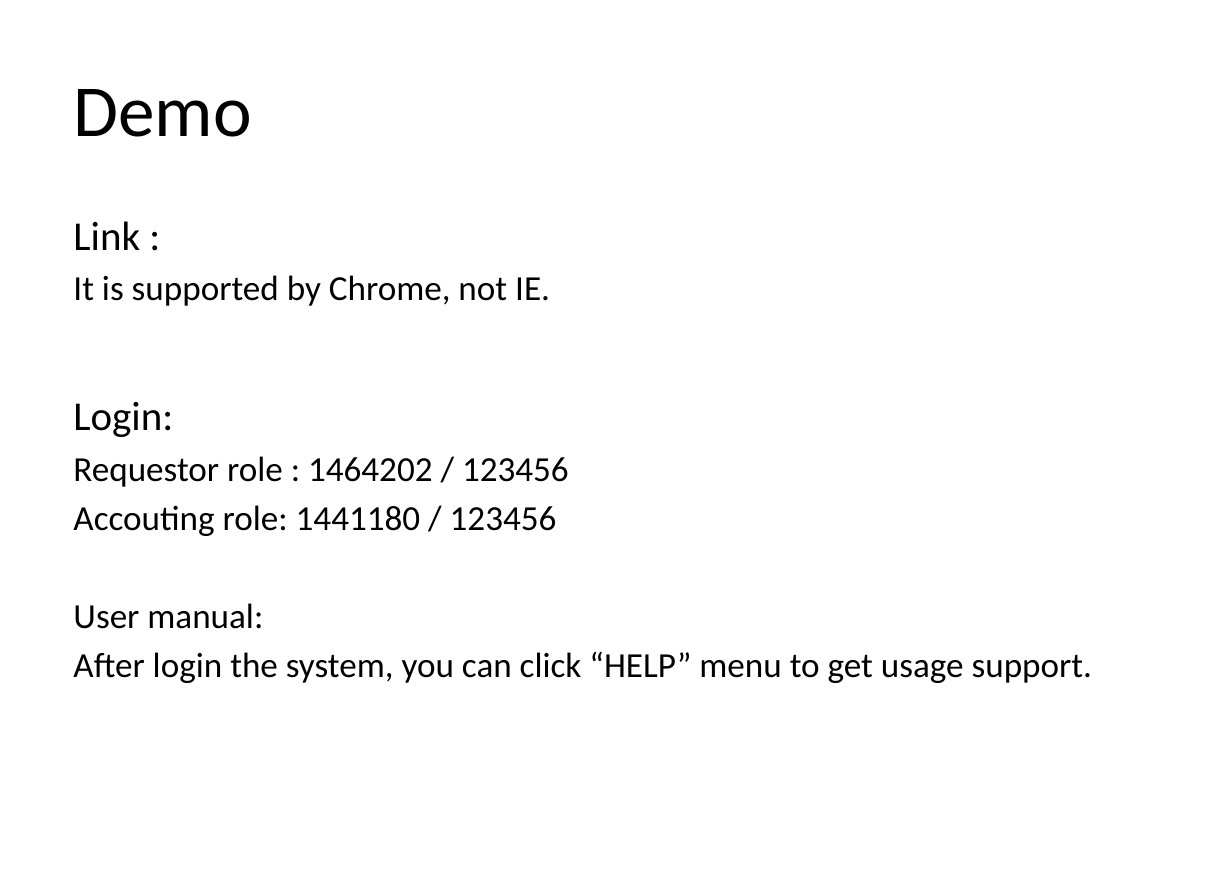
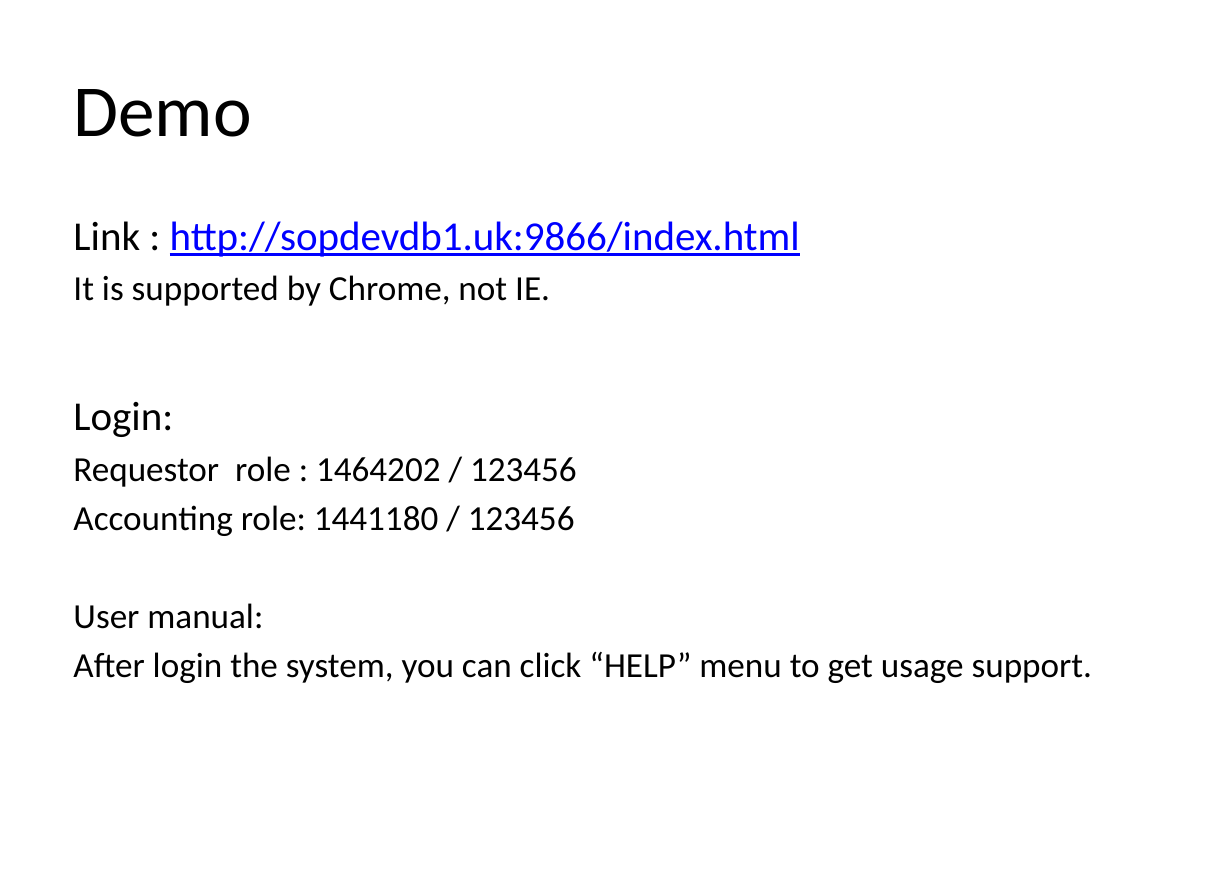
Before and after one commit to tjvictor/auto-scan, a slide deck: slide 10 of src/main/presentation/FinTechathon_2nd.pptx. Drawn at 1232x872 pixels with LibreOffice and Linux fonts; fonts in the diff are those of the drawing. Boxes give left, top, right and bottom in pixels: in the first picture for what was removed or moved away, otherwise in the second. Text is boxed around its words. In the diff, an @@ line names an element or a change of style, - is before the commit and + after.

```diff
--- a/src/main/presentation/FinTechathon_2nd.pptx
+++ b/src/main/presentation/FinTechathon_2nd.pptx
@@ text at (x1=73, y1=221, x2=800, y2=257): text changed; text colour #000000 to #0000FF @@
-Link :
+Link : http://sopdevdb1.uk:9866/index.html
@@ text at (x1=73, y1=505, x2=575, y2=536): text changed @@
-Accouting role: 1441180 / 123456
+Accounting role: 1441180 / 123456
```
Also in this commit, not shown: 5 other slides changed, 2 other files.
